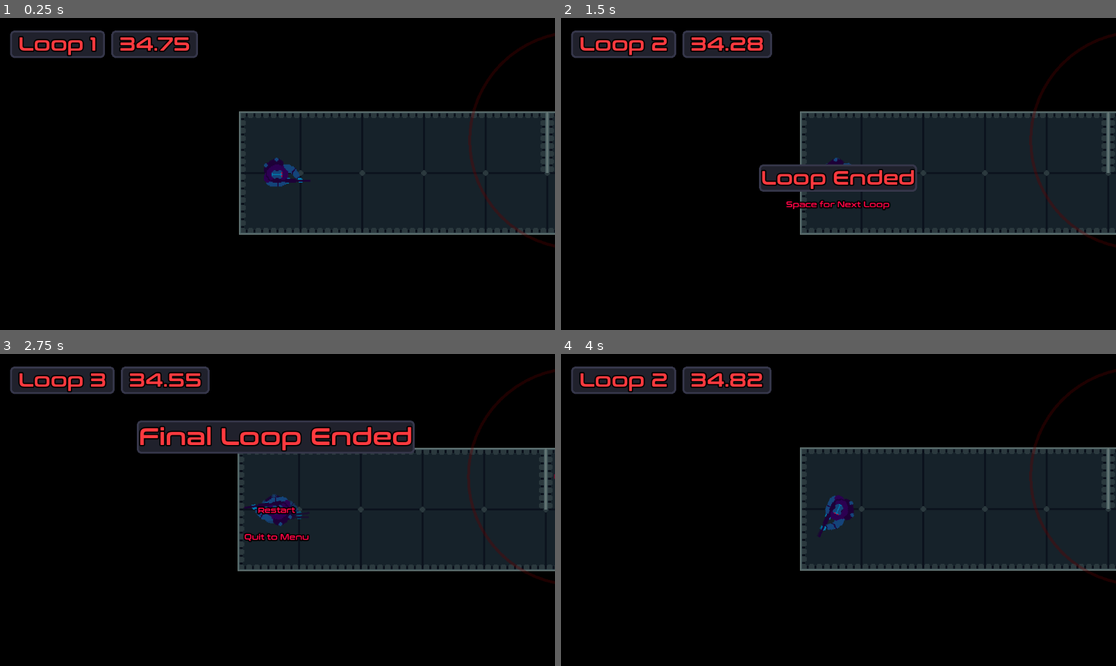
Above: before the commit, frames 1-4 (two rows, left to right).
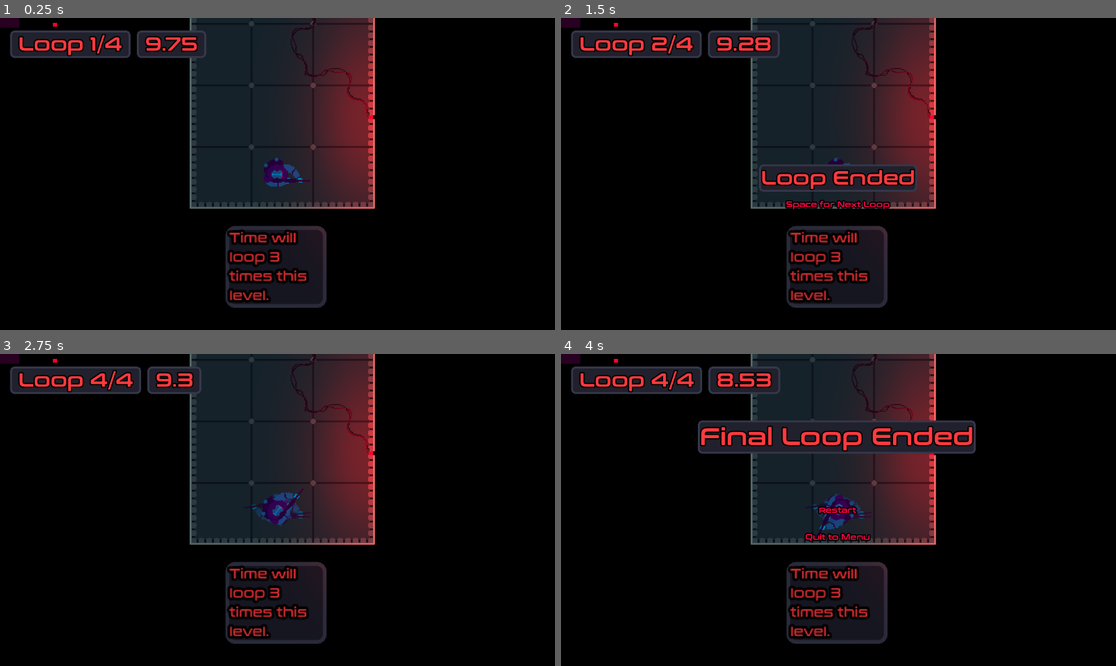
Above: after the commit, the same moments.

Repository: AthertonRoamer/GMTK25
Game: Godot game, scene res://framework/main/main.tscn
The game is run twice, just before and just after one commit, with the same random seed, the same clock (stepped at 60 frames per second) and the same inputs. The engine's default icon, where the game draws it, is replaced by a stand-in: a white triangle on a blue panel in a dark square.
Inputs (mouse positions are in pixels of both pictures, inside the frame that each line leads up to):
- Up to frame 1 (0.25 s): no input
- Up to frame 2 (1.5 s): tap F (skip_to_end_of_loop) at 0.5, 1.25 s; move the mouse to (960, 158) at 0.52 s; hold D (walk_right) 0.53-1.28 s; hold Space (resume_game) 0.53-1.28 s; move the mouse to (727, 189) at 1.27 s; hold S (walk_down) from 1.28 s (still down); click (727, 189) at 1.35 s
- Up to frame 3 (2.75 s): tap Space (resume_game) at 1.55 s; tap F (skip_to_end_of_loop) at 2 s; move the mouse to (333, 441) at 2.02 s; release S (walk_down) at 2.03 s; hold D (walk_right) from 2.03 s (still down); hold Space (resume_game) from 2.03 s (still down)
- Up to frame 4 (4 s): release D (walk_right) at 2.75 s; release Space (resume_game) at 2.75 s; click (838, 510) at 2.75 s, where only the run before the commit has a clickable "Restart"; tap F (skip_to_end_of_loop) at 3.5 s; move the mouse to (810, 572) at 3.52 s; hold D (walk_right) from 3.53 s (still down); tap W (significant_input) at 3.6 s; tap Space (resume_game) at 3.8 s

The runs differ from the first frame. In frame 1, 36% of the frame differs, in the area x 0-100%, y 0-93%; in frame 2, 34%; in frame 3, 36%; in frame 4, 37%.

Commit message:
random stuff

Diff:
--- a/gmtk25/framework/game/game.tscn
+++ b/gmtk25/framework/game/game.tscn
@@ -9,6 +9,13 @@
 [ext_resource type="PackedScene" uid="uid://bhevx710242st" path="res://levels/final_levels/level_3.tscn" id="5_10ul7"]
 [ext_resource type="PackedScene" uid="uid://bq262l1or6oyu" path="res://levels/test/test_level_1.tscn" id="5_h6l0g"]
 
+[sub_resource type="Resource" id="Resource_xqitx"]
+script = ExtResource("3_edldn")
+level_scene = ExtResource("5_h6l0g")
+included_in_menu = true
+level_name = ""
+metadata/_custom_type_script = "uid://tidjdpqv0mrg"
+
 [sub_resource type="Resource" id="Resource_flr8x"]
 script = ExtResource("3_edldn")
 level_scene = ExtResource("5_10ul7")
@@ -16,16 +23,16 @@
 level_name = ""
 metadata/_custom_type_script = "uid://tidjdpqv0mrg"
 
-[sub_resource type="Resource" id="Resource_1qalo"]
+[sub_resource type="Resource" id="Resource_y8b25"]
 script = ExtResource("3_edldn")
-level_scene = ExtResource("5_h6l0g")
+level_scene = ExtResource("5_1qalo")
 included_in_menu = true
 level_name = ""
 metadata/_custom_type_script = "uid://tidjdpqv0mrg"
 
-[sub_resource type="Resource" id="Resource_y8b25"]
+[sub_resource type="Resource" id="Resource_1qalo"]
 script = ExtResource("3_edldn")
-level_scene = ExtResource("5_1qalo")
+level_scene = ExtResource("5_h6l0g")
 included_in_menu = true
 level_name = ""
 metadata/_custom_type_script = "uid://tidjdpqv0mrg"
@@ -39,4 +46,4 @@
 [node name="LevelManager" type="Node" parent="."]
 script = ExtResource("2_erbt7")
 open_level_on_load = false
-level_list = Array[ExtResource("3_edldn")]([SubResource("Resource_flr8x"), SubResource("Resource_1qalo"), SubResource("Resource_y8b25")])
+level_list = Array[ExtResource("3_edldn")]([SubResource("Resource_xqitx"), SubResource("Resource_flr8x"), SubResource("Resource_y8b25"), SubResource("Resource_1qalo")])
--- a/gmtk25/framework/game/level_system/level_manager/level_manager.gd
+++ b/gmtk25/framework/game/level_system/level_manager/level_manager.gd
@@ -1,5 +1,8 @@
 class_name LevelManager
 extends Node
+
+signal opened_level
+signal closed_level
 
 @export var open_level_on_load : bool = true
 @export var level_list : Array[LevelData]
@@ -43,12 +46,14 @@
 	active_level_scene = level_scene
 	active_level = level
 	add_child(active_level)
+	opened_level.emit()
 
 
 func close_active_level() -> void:
 	if is_instance_valid(active_level):
 		active_level.queue_free()
 	active_level = null
+	closed_level.emit()
 
 
 func reload_active_level() -> void:
--- a/gmtk25/hud/hud.tscn
+++ b/gmtk25/hud/hud.tscn
@@ -11,6 +11,7 @@
 [ext_resource type="Script" uid="uid://xqujk8t6gakq" path="res://hud/post_death_pause_phase_alert.gd" id="8_1kkc0"]
 [ext_resource type="Script" uid="uid://bqh2rtncb2y6c" path="res://hud/victory_display.gd" id="9_qv4qp"]
 [ext_resource type="Script" uid="uid://budcqd4i4o614" path="res://hud/saved_run_display.gd" id="11_gms7k"]
+[ext_resource type="Script" uid="uid://b37vqq8cqjere" path="res://hud/player_health_display.gd" id="12_hwufu"]
 
 [node name="Hud" type="Control" node_paths=PackedStringArray("alert_manager")]
 layout_mode = 3
@@ -256,6 +257,13 @@
 size_flags_vertical = 3
 text = "Space to Continue"
 
+[node name="PlayerHealthDisplay" type="ProgressBar" parent="."]
+layout_mode = 0
+offset_right = 40.0
+offset_bottom = 20.0
+show_percentage = false
+script = ExtResource("12_hwufu")
+
 [connection signal="pressed" from="LoopEndMenu/VBoxContainer/Button" to="LoopEndMenu" method="_on_button_pressed"]
 [connection signal="pause_menu_open_changed" from="PauseMenu" to="LoopEndMenu" method="_on_pause_menu_pause_menu_open_changed"]
 [connection signal="pressed" from="PauseMenu/Restart" to="PauseMenu" method="_on_restart_pressed"]
--- a/gmtk25/hud/loop_count_display.gd
+++ b/gmtk25/hud/loop_count_display.gd
@@ -11,7 +11,7 @@
 
 func _on_loop_began() -> void:
 	visible = true
-	text = " Loop " + str(loop_manager.current_loop) + " "
+	text = " Loop " + str(loop_manager.current_loop) + "/" + str(Main.level.loops_allowed) + " "
 
 
 func _on_new_saved_player_run(data : SavedPlayerRunData) -> void:
--- a/gmtk25/hud/pause_menu.gd
+++ b/gmtk25/hud/pause_menu.gd
@@ -20,6 +20,8 @@
 
 
 func _on_restart_pressed() -> void:
+	$"../SavedRunDisplay".waiting_for_true_pause_to_end = false
+	$"../SavedRunDisplay".visible = false
 	close_pause_menu()
 	Main.game.level_manager.reload_active_level()
 
@@ -38,12 +40,14 @@
 
 
 func close_pause_menu() -> void:
+	Pause.announce_pause(false)
 	pause_menu_open = false
 	visible = false
 	get_tree().paused = false
 
 
 func open_pause_menu() -> void:
+	Pause.announce_pause(true)
 	pause_menu_open = true
 	visible = true
 	get_tree().paused = true
--- /dev/null
+++ b/gmtk25/hud/player_health_display.gd
@@ -0,0 +1,14 @@
+class_name PlayerHealthDisplay
+extends ProgressBar
+
+var health : float = 100:
+	set(v):
+		if v > 100:
+			health = 100
+		if v < 0:
+			v = 0
+		update_display()
+
+
+func update_display() -> void:
+	value = health
--- a/gmtk25/hud/saved_run_display.gd
+++ b/gmtk25/hud/saved_run_display.gd
@@ -4,11 +4,16 @@
 
 var state : SAVED_RUN_DISPLAY_STATE = SAVED_RUN_DISPLAY_STATE.NONE
 
+var waiting_for_true_pause_to_end : bool = false
+
 func _ready() -> void:
 	visible = false
 	Main.level.loop_manager.saved_player_handler.resolved_to_begin_saved_run.connect(_on_resolved_to_begin_saved_run)
 	Main.level.loop_manager.saved_player_handler.resolved_to_replay.connect(_on_resolved_to_replay)
 	Main.level.loop_manager.saved_player_handler.resolved_to_finish_loop.connect(_on_resolved_to_finish_loop)
+	Pause.true_pause.connect(_on_pause_announced)
+	Main.game.level_manager.opened_level.connect(_on_level_opened)
+	Main.game.level_manager.closed_level.connect(_on_level_opened)
 
 
 func _on_resolved_to_begin_saved_run(data : SavedPlayerRunData) -> void:
@@ -50,4 +55,24 @@
 		SAVED_RUN_DISPLAY_STATE.BEFORE_FINISH_LOOP:
 			Main.level.loop_manager.saved_player_handler.finish_loop()
 	visible = false
+	waiting_for_true_pause_to_end = false
 	state = SAVED_RUN_DISPLAY_STATE.NONE
+
+
+func _on_pause_announced(b : bool) -> void:
+	if b:
+		if visible:
+			waiting_for_true_pause_to_end = true
+			visible = false
+	if not b:
+		if waiting_for_true_pause_to_end:
+			visible = true
+			waiting_for_true_pause_to_end = false
+
+
+func _on_level_opened() -> void:
+	waiting_for_true_pause_to_end = false
+	visible = false
+	if state != SAVED_RUN_DISPLAY_STATE.NONE:
+		push_warning("Saved player display gave up on wating bc loop ended")
+	state = SAVED_RUN_DISPLAY_STATE.NONE
--- a/gmtk25/levels/custom_level.gd
+++ b/gmtk25/levels/custom_level.gd
@@ -6,7 +6,7 @@
 @export var skip_to_end_of_loop_enabed : bool = true
 @export_group("Loop")
 @export var loop_time : float = 5 #seconds
-@export var loops_allowed : float = 3
+@export var loops_allowed : int = 3
 
 
 @export_group("Map")
--- a/gmtk25/levels/final_levels/final_maps/map_1.tscn
+++ b/gmtk25/levels/final_levels/final_maps/map_1.tscn
@@ -214,24 +214,24 @@
 
 [node name="Label3" type="Label" parent="tutorial"]
 texture_filter = 1
-offset_left = 1240.0
-offset_top = 362.0
-offset_right = 1345.0
-offset_bottom = 447.0
+offset_left = 1061.0
+offset_top = 658.0
+offset_right = 1166.0
+offset_bottom = 743.0
 theme = ExtResource("8_nbnlt")
 theme_override_font_sizes/font_size = 13
-text = "Time loops 3 times this level. "
+text = "Time will loop 3 times this level. "
 autowrap_mode = 3
 
 [node name="Label4" type="Label" parent="tutorial"]
 texture_filter = 1
-offset_left = 910.0
-offset_top = 402.0
-offset_right = 1015.0
-offset_bottom = 487.0
+offset_left = 1231.0
+offset_top = 351.0
+offset_right = 1336.0
+offset_bottom = 436.0
 theme = ExtResource("8_nbnlt")
 theme_override_font_sizes/font_size = 13
-text = "To skip to the next loop, hit 'L'."
+text = "To skip to the next loop, hit 'F'."
 autowrap_mode = 3
 
 [node name="gates" type="Node2D" parent="."]
--- a/gmtk25/levels/final_levels/final_maps/map_3.tscn
+++ b/gmtk25/levels/final_levels/final_maps/map_3.tscn
@@ -33,9 +33,7 @@
 tile_map_data = PackedByteArray("AAARAAYAAAABAAAAAAARAAUAAAAAAAAAAAAQAAUAAAAAAAAAAAAPAAUAAAAAAAAAAAAOAAUAAAACAAAAAAAOAA …(1008 unchanged characters)…
 
 [node name="SpawnPoint" type="Node2D" parent="map"]
-
 position = Vector2(104, 257)
-
 
 [node name="VictoryArea" parent="map" instance=ExtResource("3_30il3")]
 position = Vector2(1479, 259)
--- a/gmtk25/levels/maps/test/test_map_1.tscn
+++ b/gmtk25/levels/maps/test/test_map_1.tscn
@@ -6,7 +6,7 @@
 [ext_resource type="PackedScene" uid="uid://dmle8h1leo6fi" path="res://placeables/button.tscn" id="3_g0t7c"]
 [ext_resource type="PackedScene" uid="uid://bdu561h11ipkb" path="res://placeables/gate.tscn" id="4_kwgks"]
 [ext_resource type="PackedScene" uid="uid://7ns33kcx0gu3" path="res://placeables/victory_area/victory_area.tscn" id="7_d0ccg"]
-[ext_resource type="PackedScene" uid="uid://8ryhok2vhlcp" path="res://turret/laser_turret/laser_turret.tscn" id="7_y76jt"]
+[ext_resource type="PackedScene" uid="uid://blybn2ovwj2k2" path="res://placeables/laser_emitter.tscn" id="7_y76jt"]
 
 [sub_resource type="Environment" id="Environment_g0t7c"]
 background_mode = 3
@@ -75,7 +75,7 @@
 tile_set = SubResource("TileSet_18uf0")
 
 [node name="SpawnPoint" type="Node2D" parent="map"]
-position = Vector2(558, 569)
+position = Vector2(65.9999, 545)
 rotation = 0.0194352
 
 [node name="buttons" type="Node2D" parent="."]
@@ -205,5 +205,5 @@
 [node name="VictoryArea" parent="." instance=ExtResource("7_d0ccg")]
 position = Vector2(416, -87)
 
-[node name="LaserTurret" parent="." instance=ExtResource("7_y76jt")]
-position = Vector2(140, 292)
+[node name="LaserEmitter" parent="." instance=ExtResource("7_y76jt")]
+position = Vector2(9, 386)
--- /dev/null
+++ b/gmtk25/pause/pause_manager.gd
@@ -0,0 +1,7 @@
+class_name PauseManager
+extends Node
+
+signal true_pause(b : bool)
+
+func announce_pause(b : bool) -> void:
+	true_pause.emit(b)
--- a/gmtk25/placeables/gate.gd
+++ b/gmtk25/placeables/gate.gd
@@ -47,13 +47,15 @@
 
 func open() -> void:
 	#print("open")
-	collision_shape.set_deferred("disabled", false)
-	animation_player.play("open")
-	is_open = true
+	if not is_open:
+		collision_shape.set_deferred("disabled", true)
+		animation_player.play("open")
+		is_open = true
 
 
 func close() -> void:
 	#print("close")
-	collision_shape.set_deferred("disabled", false)
-	animation_player.play("close")
-	is_open = false
+	if is_open:
+		collision_shape.set_deferred("disabled", false)
+		animation_player.play("close")
+		is_open = false
--- a/gmtk25/player/player.gd
+++ b/gmtk25/player/player.gd
@@ -37,6 +37,8 @@
 var current_friction : float = 2500
 
 #endregion
+
+signal health_changed(h : int)
 
 var starting_health : float = 100
 var health = starting_health:
@@ -46,6 +48,7 @@
 			queue_die()
 		else:
 			health = v
+
 
 var should_walk_up : bool = false:
 	set(v):
--- a/gmtk25/project.godot
+++ b/gmtk25/project.godot
@@ -14,6 +14,10 @@
 run/main_scene="uid://dwhjh7wi8ygwv"
 config/features=PackedStringArray("4.4", "Forward Plus")
 config/icon="res://assets/icon.svg"
+
+[autoload]
+
+Pause="*res://pause/pause_manager.gd"
 
 [global_group]
 
--- a/gmtk25/turret/turret.gd
+++ b/gmtk25/turret/turret.gd
@@ -60,7 +60,8 @@
 
 func shoot():
 	$gun.fire()
-	$gun2.fire()
+	if get_node_or_null("gun2"):
+		$gun2.fire()
 	pass
 
 func rotate_to_target(ntarget, delta):
Not shown: 1 places in gmtk25/framework/game/game.tscn that only renumber resources
Not shown: 1 places in gmtk25/hud/hud.tscn that only renumber resources
Not shown, added: gmtk25/hud/player_health_display.gd.uid
Not shown, added: gmtk25/pause/pause_manager.gd.uid
